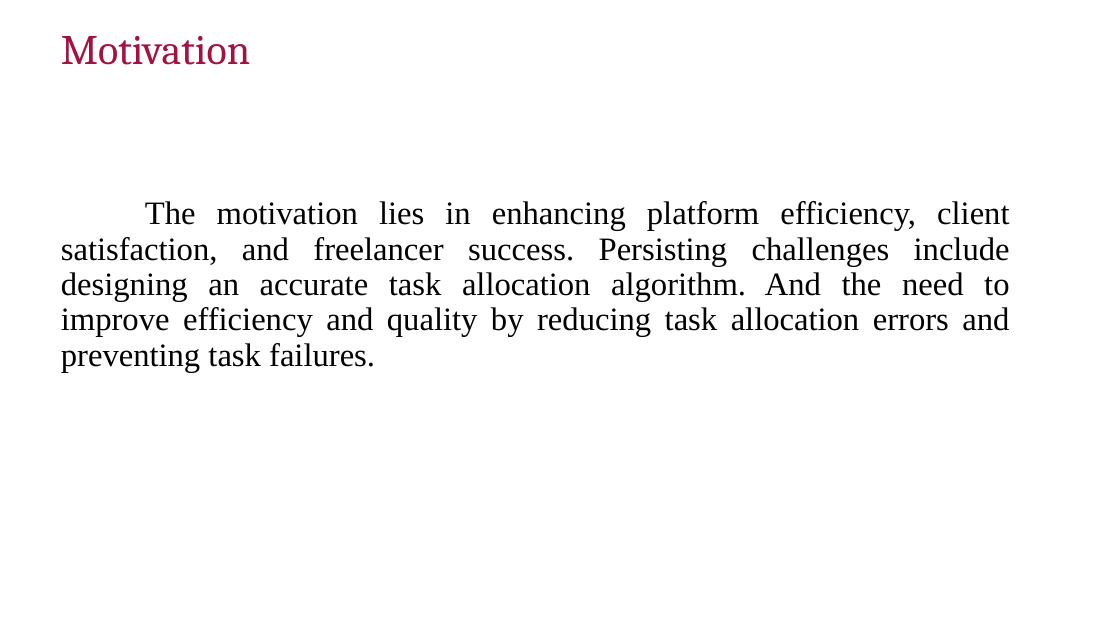
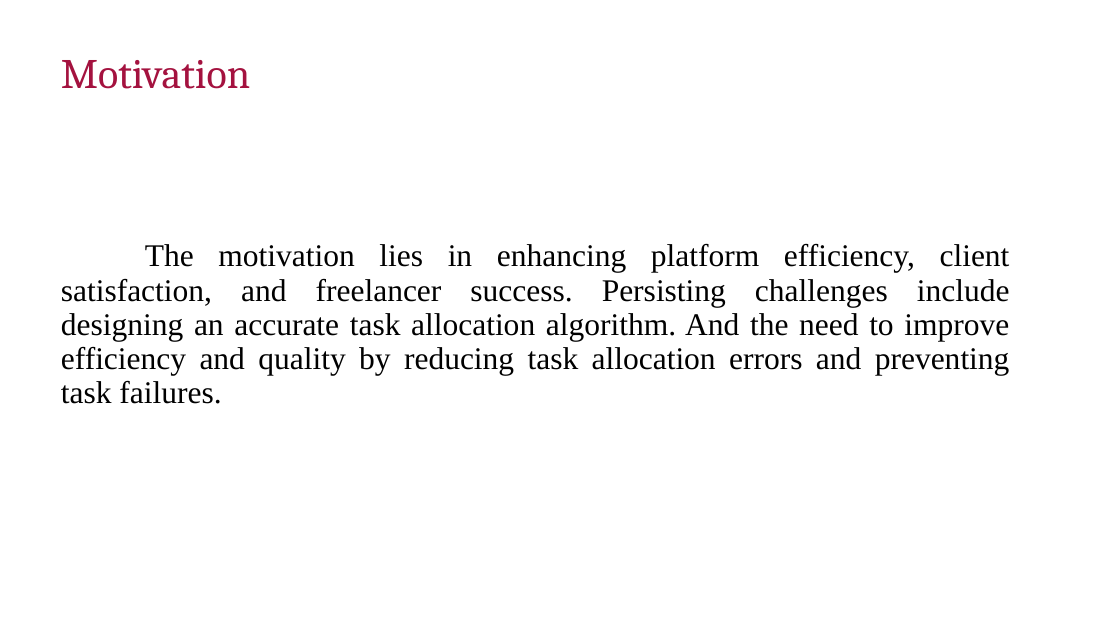
Before and after one commit to manikantathota23/Effective-Task-Allocation-and-Failure-detection, a slide deck: slide 3 of Documentation/First_review_D6.pptx. Drawn at 1120x630 pixels with LibreOffice and Linux fonts; fonts in the diff are those of the drawing; background and template pictures are left out. Boxes give left, top, right and bottom in pixels: in the first picture for what was removed or moved away, otherwise in the second. Text is boxed around its words. In the diff, an @@ line names an element or a change of style, - is before the commit and + after.

```diff
--- a/Documentation/First_review_D6.pptx
+++ b/Documentation/First_review_D6.pptx
@@ title "Motivation": place and size @@
-title "Motivation" at bbox=[61, 36, 250, 65]
+title "Motivation" at bbox=[61, 60, 250, 89]
@@ text "The motivation lies in enhancing ..." at bbox=[61, 243, 1010, 404]: size 28 to 27 pt @@
```
Also in this commit, not shown: 8 other slides changed, 2 slides added, 1 other file.
